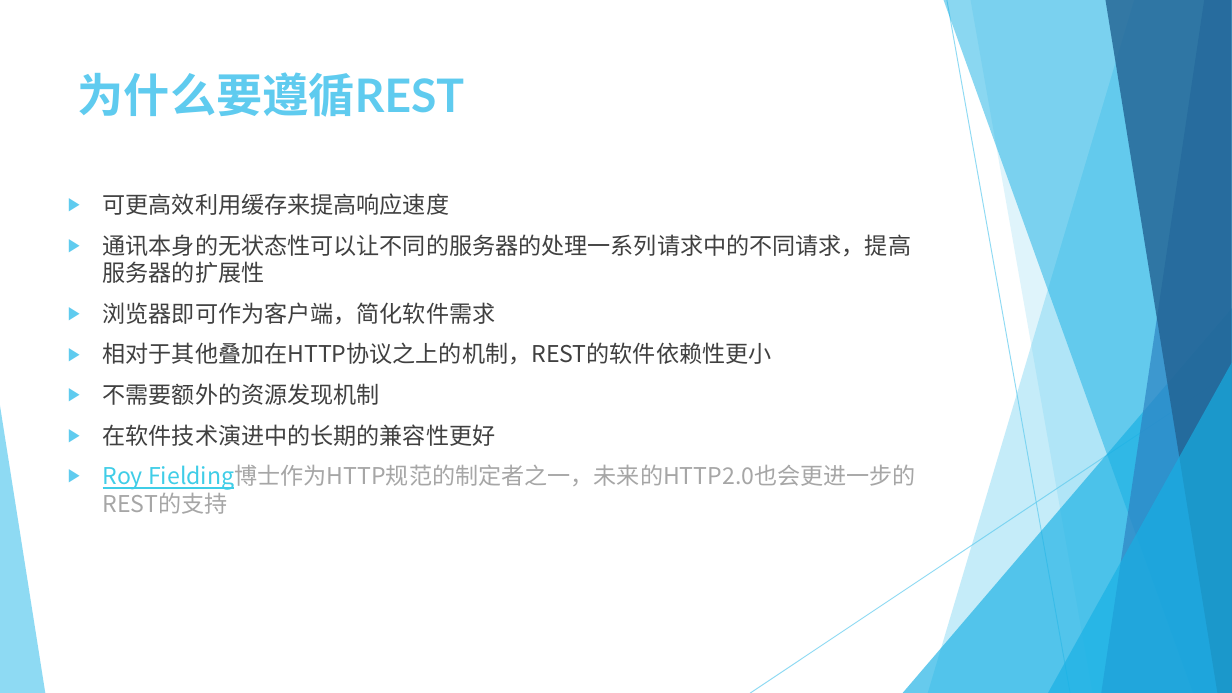
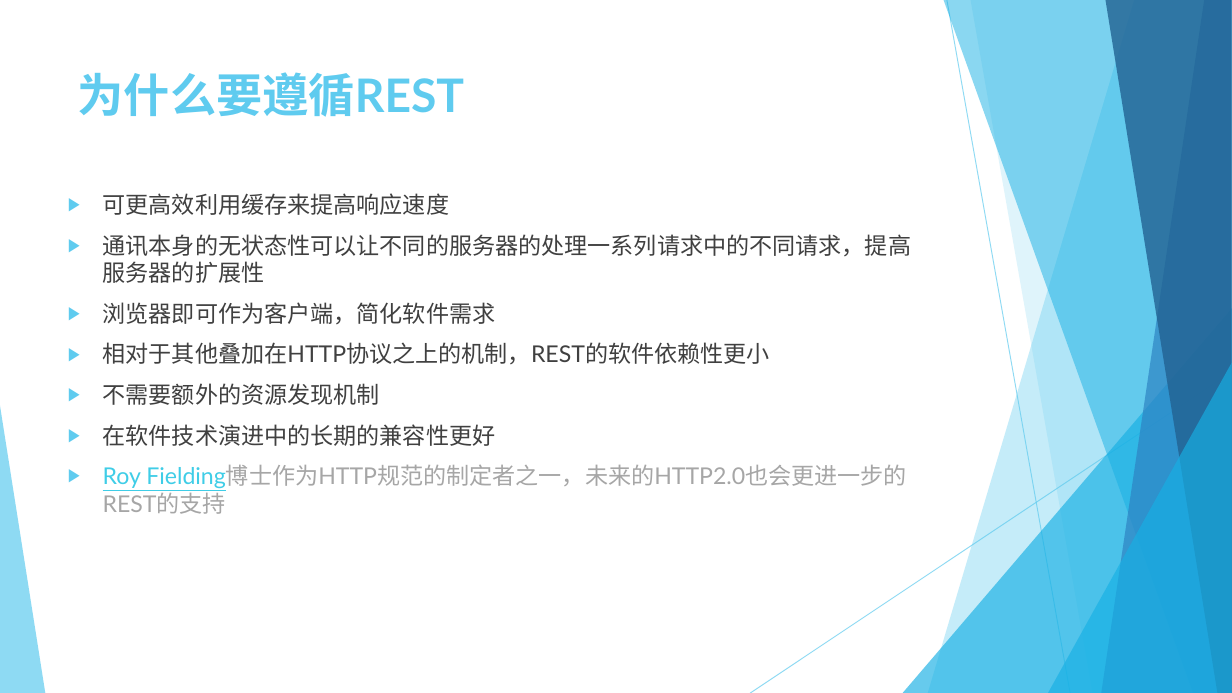
Before and after one commit to Crab2died/micro-boot, a slide deck: slide 7 of rest-api/RESTful.pptx (slide 10 before the commit). Drawn at 1232x693 pixels with LibreOffice and Linux fonts; fonts in the diff are those of the drawing. Boxes give left, top, right and bottom in pixels: in the first picture for what was removed or moved away, otherwise in the second. Text is boxed around its words. In the diff, an @@ line names an element or a change of style, - is before the commit and + after.

```diff
--- a/rest-api/RESTful.pptx
+++ b/rest-api/RESTful.pptx
@@ text "可更高效利用缓存来提高响应速度" at [103,193,911,488]: font Noto Sans CJK SC to Lato @@
```
Also in this commit, not shown: 12 other slides changed, 6 slides added.
